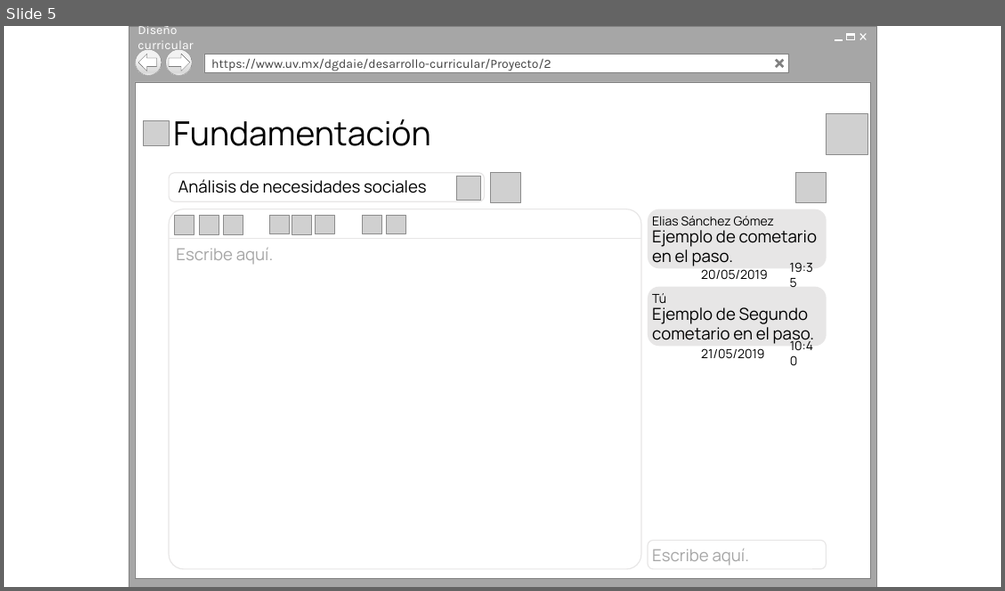
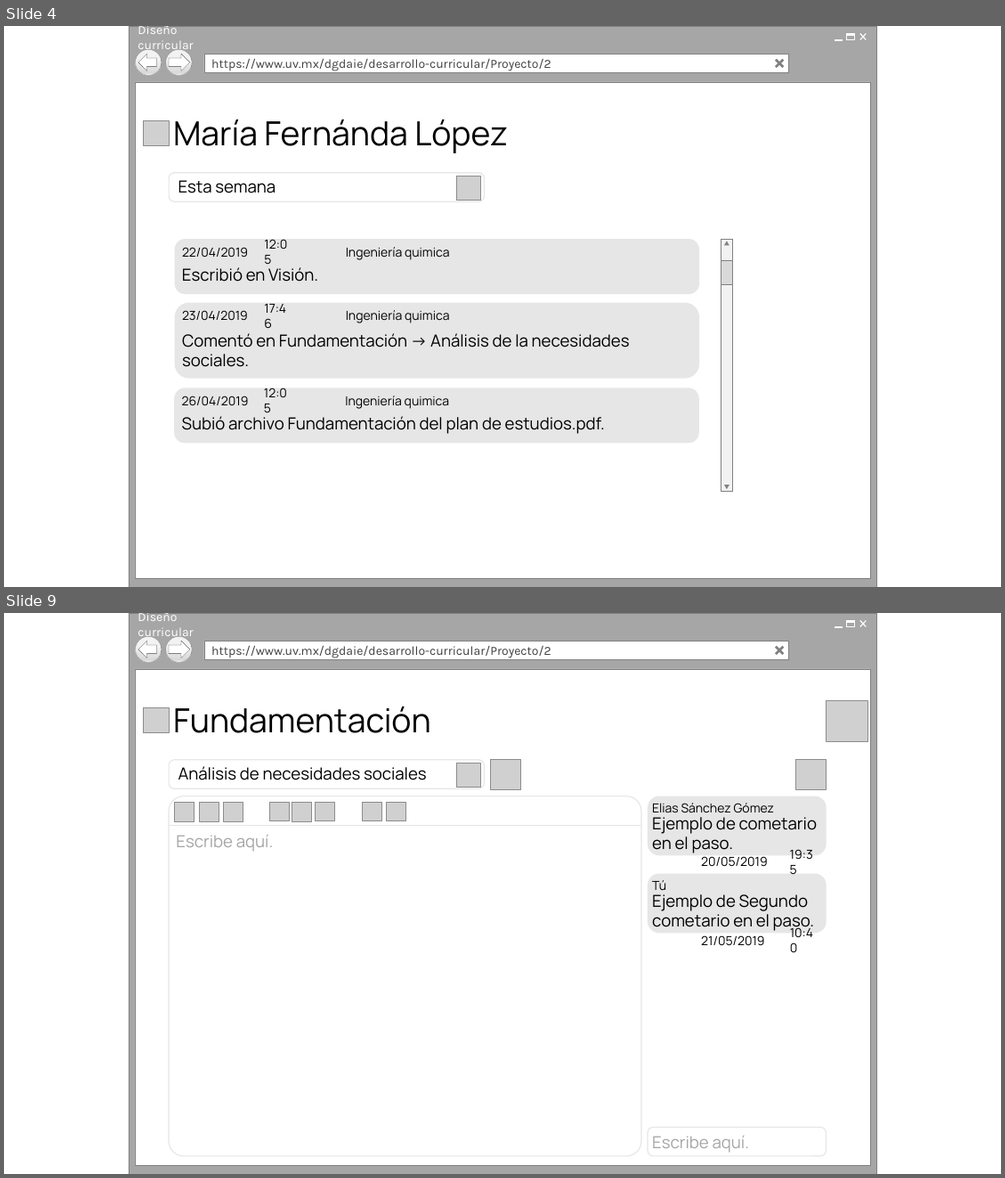
Before and after one commit to Senzho/DISENO_CURRICULAR_SS_05_2019, a slide deck: Diseño/Prototipos.pptx. Shown one above the other, each under a label of ours: slide 5 before the commit, slides 4 and 9 after it; the slides between them are not shown. The pictures are 1005x591 and 1005x1178 pixels, drawn with LibreOffice and Linux fonts; fonts in the diff are those of the drawing; grey boxes stand for pictures; background and template pictures are left out. Boxes give left, top, right and bottom in pixels: in the first picture for what was removed or moved away, otherwise in the second. Text is boxed around its words. In the diff, an @@ line names an element or a change of style, - is before the commit and + after.

Commit message:
Acumulado 2
Acumulado de diseño.

```diff
--- a/Diseño/Prototipos.pptx
+++ b/Diseño/Prototipos.pptx
@@ slide 4 added at [4,26,1001,587], background #FFFFFF @@
@@ group added at [129,26,877,587]: 6 rectangles, 4 lines, 2 ellipses, 1 text, 1 left arrow, 1 right arrow @@
+Diseño curricular
+https://www.uv.mx/dgdaie/desarrollo-curricular/Proyecto/2
@@ picture added at [144,120,170,145] @@
@@ text added at [173,119,508,153], 32 pt, text #000000 @@
+María Fernánda López
@@ rounded rectangle added at [169,173,484,201], outline #E7E6E6 1 pt @@
@@ text added at [178,180,275,193], 16 pt, text #000000 @@
+Esta semana
@@ picture added at [456,176,481,200] @@
@@ group added at [175,239,699,295]: 4 texts, 1 rounded rectangle @@
+22/04/2019
+12:05
+Ingeniería quimica
+Escribió en Visión.
@@ group added at [175,303,699,378]: 4 texts, 1 rounded rectangle @@
+23/04/2019
+17:46
+Ingeniería quimica
+Comentó en Fundamentación -> Análisis de la necesidades
+sociales.
@@ group added at [175,387,699,443]: 4 texts, 1 rounded rectangle @@
+26/04/2019
+12:05
+Ingeniería quimica
+Subió archivo Fundamentación del plan de estudios.pdf.
@@ group added at [720,239,732,491]: 2 rectangles, 2 triangles @@
@@ what was slide 5 is now slide 9 @@
```
Also in this commit, not shown: 6 slides changed, 7 other slides added, 1 other file.
